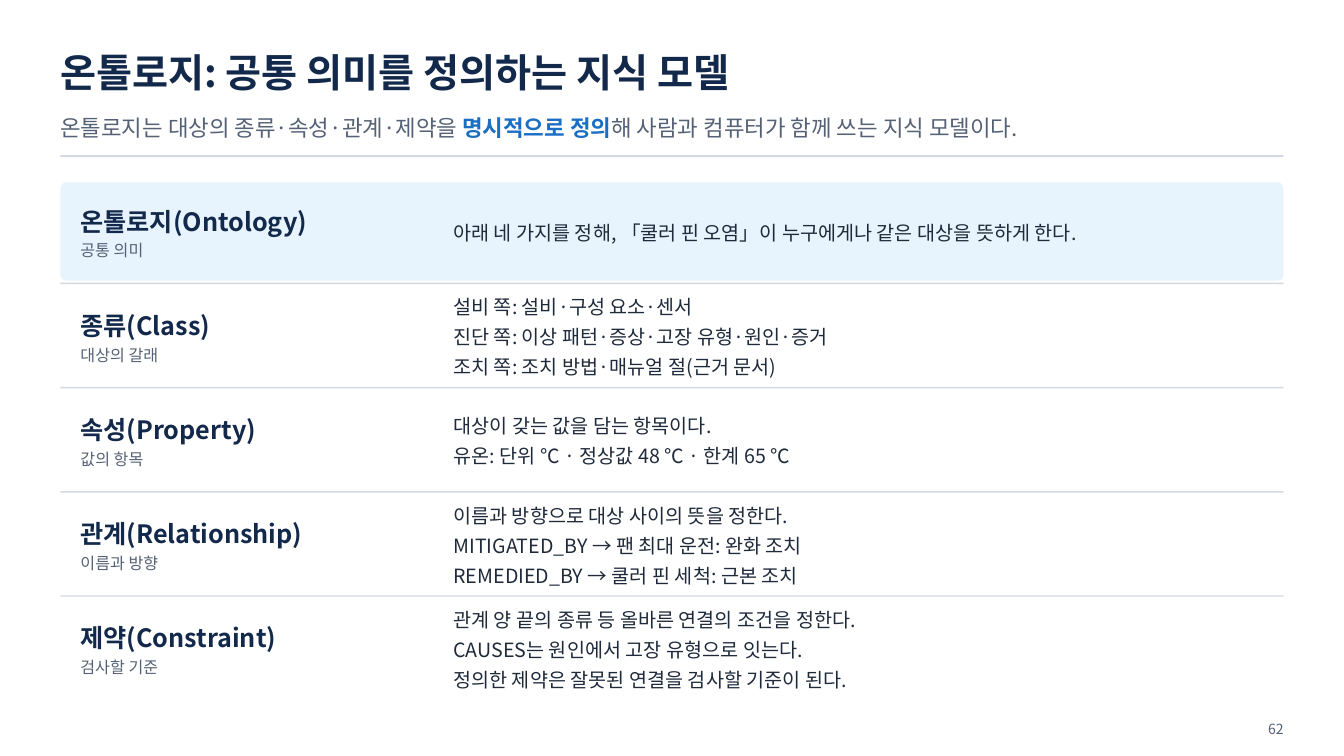
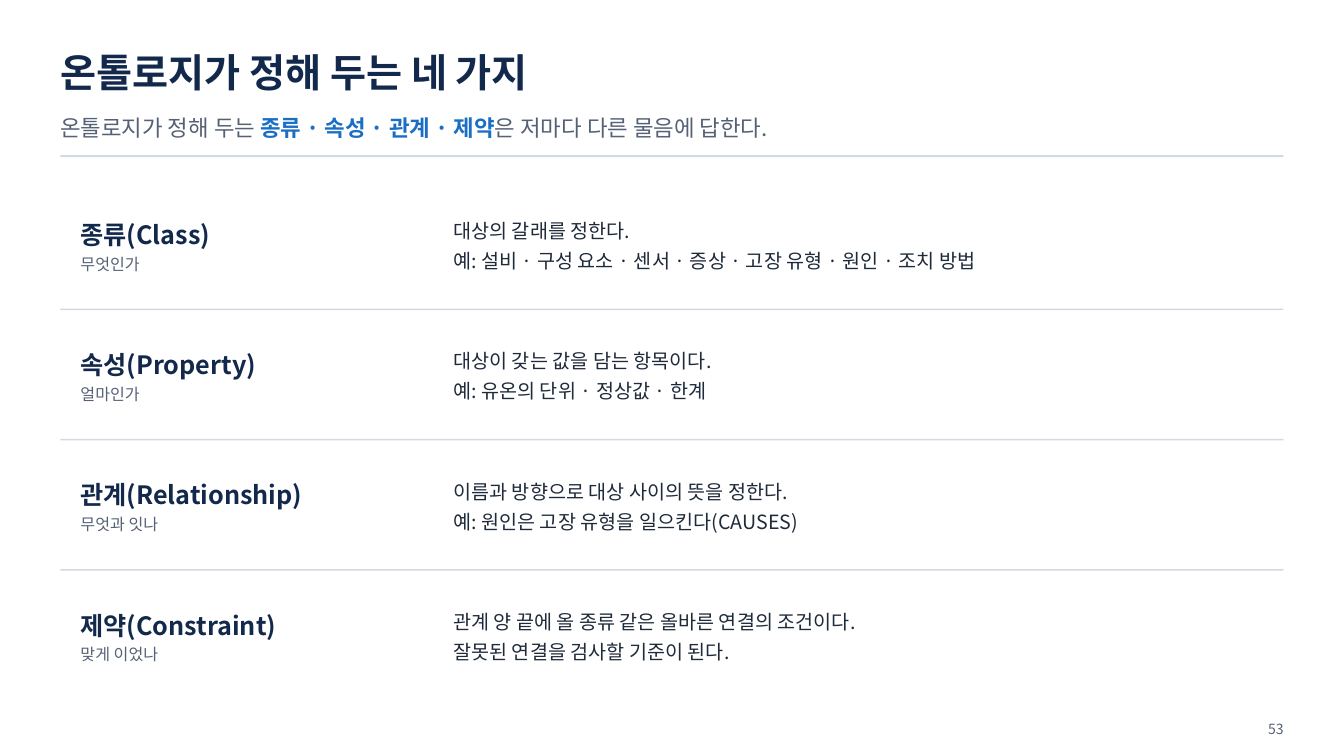
Before and after one commit to uengine-oss/hyd-iot-edu, a slide deck: slide 53 of workspace/강의제작/산출물/통합반/이론/01회차/통합반_01일차.pptx (slide 62 before the commit). Drawn at 1344x756 pixels with LibreOffice and Linux fonts; fonts in the diff are those of the drawing. Boxes give left, top, right and bottom in pixels: in the first picture for what was removed or moved away, otherwise in the second. Text is boxed around its words. In the diff, an @@ line names an element or a change of style, - is before the commit and + after.

Commit message:
1회차 이론 덱 01 · 02 · 03편 마무리와 다른 계정 인계: 02편 적대적 검토 15건 반영(사용자 「다 고쳐」 — 관제 자리 · MQTT 방향 · 화면에 없던 말 · 같은 꼴 반복, 새 삽화 5), 03편 재편 「온톨로지란 무엇이고 왜 필요한가」(앞다리 뺌, 무엇 5 · 왜 3 · 쓰이는 법 5 · 있으면 4, 검토 20건 반영, 새 삽화), 덱 87 → 74장 · 확정 PPTX 같은 판(장빼기 · 장교체 · 쪽번호맞춤 · 노트주입), 02편 대본 새 판, 01편 대본 1장 유압 설비 이름만. 지침 대본 S-4(풀 자리 먼저 정하기 · 한 마디 되짚기) · 덱 자료(장 수 바뀌는 고침), 도구 장구간교체 · 장빼기 · 쪽번호맞춤, 작업 폴더를 커밋되는 근거 폴더로(인계). 03편 대본은 옛 판 — 다음 세션이 새로 씀

```diff
--- a/workspace/강의제작/산출물/통합반/이론/01회차/통합반_01일차.pptx
+++ b/workspace/강의제작/산출물/통합반/이론/01회차/통합반_01일차.pptx
@@ text at (x1=60, y1=54, x2=528, y2=91): text changed @@
-온톨로지: 공통 의미를 정의하는 지식 모델
+온톨로지가 정해 두는 네 가지
@@ text at (x1=60, y1=117, x2=768, y2=138): text changed @@
-온톨로지는 대상의 종류·속성·관계·제약을 명시적으로 정의해 사람과 컴퓨터가 함께 쓰는 지식 모델이다.
+온톨로지가 정해 두는 종류 · 속성 · 관계 · 제약은 저마다 다른 물음에 답한다.
@@ text "종류(Class)" moved from (x1=80, y1=314, x2=210, y2=362) to (x1=80, y1=223, x2=210, y2=272) @@
@@ rounded rectangle removed at (x1=60, y1=182, x2=1284, y2=280) @@
@@ text removed at (x1=80, y1=210, x2=307, y2=258) @@
-온톨로지(Ontology)
-공통 의미
@@ text at (x1=453, y1=221, x2=975, y2=270): text changed @@
-설비 쪽: 설비·구성 요소·센서
-진단 쪽: 이상 패턴·증상·고장 유형·원인·증거
-조치 쪽: 조치 방법·매뉴얼 절(근거 문서)
+대상의 갈래를 정한다.
+예: 설비 · 구성 요소 · 센서 · 증상 · 고장 유형 · 원인 · 조치 방법
@@ text removed at (x1=453, y1=223, x2=1077, y2=244) @@
-아래 네 가지를 정해, 「쿨러 핀 오염」이 누구에게나 같은 대상을 뜻하게 한다.
@@ text at (x1=80, y1=256, x2=139, y2=272): text changed @@
-대상의 갈래
+무엇인가
@@ rectangle moved from (x1=60, y1=282, x2=1284, y2=283) to (x1=60, y1=309, x2=1284, y2=310) @@
@@ text "속성(Property)" moved from (x1=80, y1=418, x2=256, y2=467) to (x1=80, y1=353, x2=256, y2=402) @@
@@ text "대상이 갖는 값을 담는 항목이다." moved from (x1=453, y1=416, x2=791, y2=465) to (x1=453, y1=351, x2=712, y2=400) @@
@@ rectangle removed at (x1=60, y1=387, x2=1284, y2=388) @@
@@ text at (x1=80, y1=386, x2=139, y2=402): text changed @@
-값의 항목
+얼마인가
@@ text at (x1=453, y1=381, x2=706, y2=400): text changed @@
-유온: 단위 ℃ · 정상값 48 ℃ · 한계 65 ℃
+예: 유온의 단위 · 정상값 · 한계
@@ rectangle moved from (x1=60, y1=491, x2=1284, y2=492) to (x1=60, y1=440, x2=1284, y2=441) @@
@@ text "관계(Relationship)" moved from (x1=80, y1=522, x2=302, y2=571) to (x1=80, y1=483, x2=302, y2=532) @@
@@ text "이름과 방향으로 대상 사이의 뜻을 ..." moved from (x1=453, y1=506, x2=802, y2=586) to (x1=453, y1=482, x2=798, y2=533) @@
@@ text at (x1=80, y1=516, x2=159, y2=532): text changed @@
-이름과 방향
+무엇과 잇나
@@ text at (x1=453, y1=512, x2=798, y2=533): text changed @@
-MITIGATED_BY → 팬 최대 운전: 완화 조치
-REMEDIED_BY → 쿨러 핀 세척: 근본 조치
+예: 원인은 고장 유형을 일으킨다(CAUSES)
@@ rectangle moved from (x1=60, y1=596, x2=1284, y2=597) to (x1=60, y1=570, x2=1284, y2=571) @@
@@ text "제약(Constraint)" moved from (x1=80, y1=626, x2=276, y2=675) to (x1=80, y1=614, x2=276, y2=662) @@
@@ text at (x1=453, y1=612, x2=856, y2=661): text changed @@
-관계 양 끝의 종류 등 올바른 연결의 조건을 정한다.
-CAUSES는 원인에서 고장 유형으로 잇는다.
-정의한 제약은 잘못된 연결을 검사할 기준이 된다.
+관계 양 끝에 올 종류 같은 올바른 연결의 조건이다.
+잘못된 연결을 검사할 기준이 된다.
@@ text at (x1=80, y1=646, x2=159, y2=662): text changed @@
-검사할 기준
+맞게 이었나
@@ text at (x1=1268, y1=723, x2=1284, y2=734): text changed @@
-62
+53
```
Also in this commit, not shown: 32 other slides changed, 9 slides added, 22 slides removed, 30 other files.
